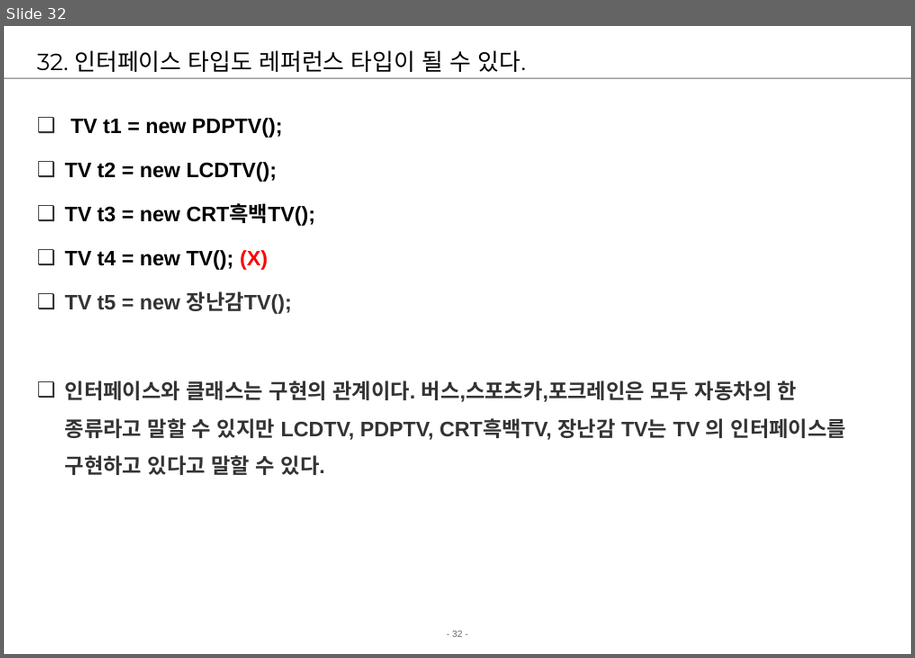
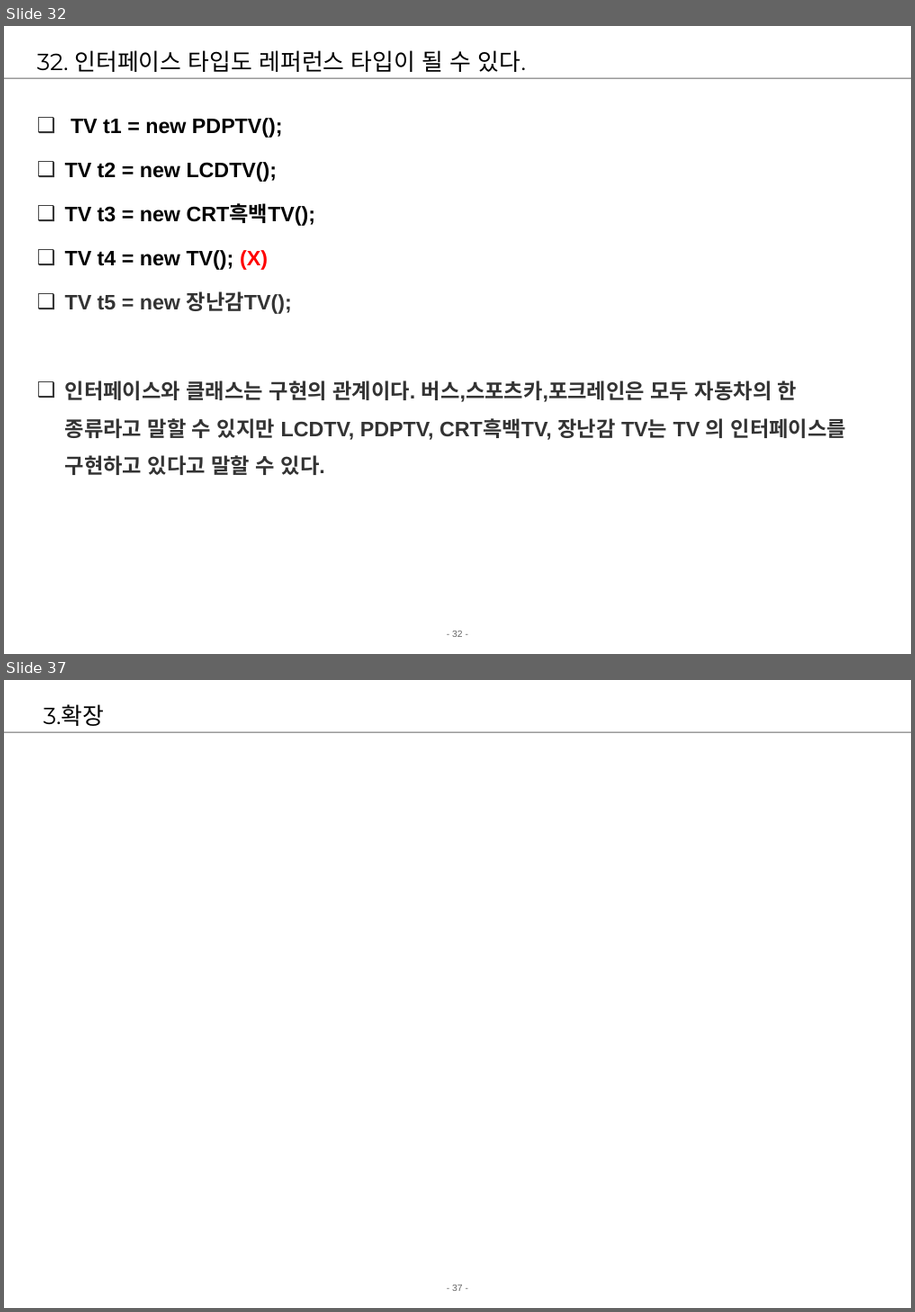
Before and after one commit to young0715/chapter01, a slide deck: src/02.Java기본-객체지향기본개념.ppt. Shown one above the other, each under a label of ours: slide 32 before the commit, slides 32 and 37 after it; the slides between them are not shown. The pictures are 915x658 and 915x1312 pixels, drawn with LibreOffice and Linux fonts; fonts in the diff are those of the drawing; background and template pictures are left out. Boxes give left, top, right and bottom in pixels: in the first picture for what was removed or moved away, otherwise in the second. Text is boxed around its words. In the diff, an @@ line names an element or a change of style, - is before the commit and + after.

```diff
--- a/src/02.Java기본-객체지향기본개념.ppt
+++ b/src/02.Java기본-객체지향기본개념.ppt
@@ slide 37 added at [4, 680, 911, 1308], background #FFFFFF; not listed: 2 template elements that a slide beside it also shows @@
@@ title added at [44, 704, 105, 726], 20 pt, text #000000 @@
+3.확장
```
Also in this commit, not shown: 1 slide changed, 4 other slides added, 3 other files.
